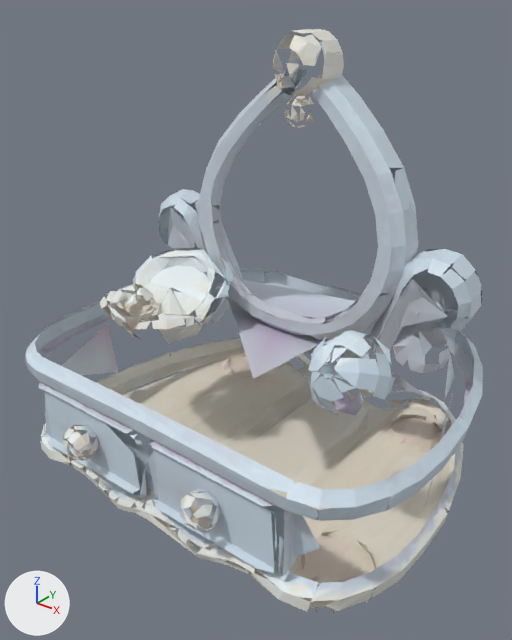
Renders of the glTF model tools/art/models/tripo/gf/g_s_vanity.glb from each side of a commit.
Camera for both pictures: a 50 mm camera at (0.152, -0.194, 0.196) aimed at (0.001, -0.005, 0.08). The axes (+X, +Y, +Z) are drawn at lower left. The lights are the same throughout. The picture after the commit comes second. Vertices at exactly the same position are counted once.

The scene before the commit, as lines of its bpy script (objects in view):
```python
me_geometry_0 = bpy.data.meshes.new('geometry_0')
me_geometry_0.from_pydata(...)  # 27933 vertices, 52301 faces; spans x -0.086..0.086, y -0.072..0.072, z 0.0..0.18
me_geometry_0.materials.append(mat_defaultmaterial)
ob_geometry_0 = bpy.data.objects.new('geometry_0', me_geometry_0)
ob_geometry_0.location = (0.0, 0.0, 0.0)
```
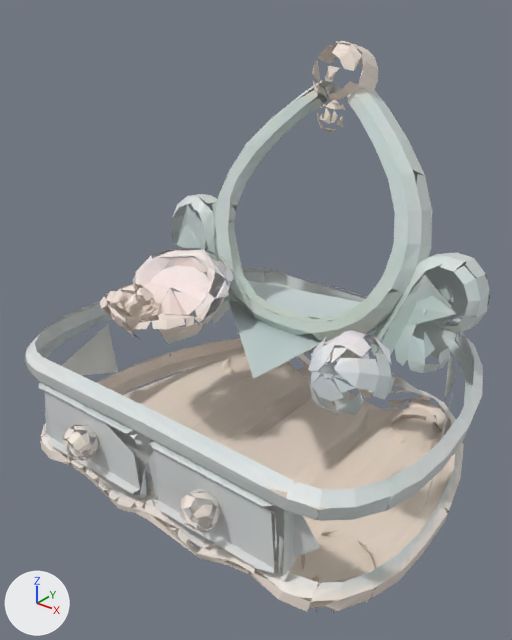
What differs and where, as boxes [x1, y1, x2, y2] in the pictures (512 x 640 px; the box of a moved part takes in the faces that stretch with it):
'geometry_0', reshaped: before [25, 29, 483, 614]; after [25, 41, 491, 614]
part 1 of me_geometry_0, moved or reshaped: before [158, 189, 244, 298]; after [170, 194, 243, 302]
part 2 of me_geometry_0, moved or reshaped: before [212, 206, 219, 222]; after [229, 205, 236, 220]
part 3 of me_geometry_0, moved or reshaped: before [423, 287, 443, 310]; after [434, 284, 452, 307]
part 4 of me_geometry_0, moved or reshaped: before [436, 290, 444, 305]; after [445, 286, 454, 302]
part 5 of me_geometry_0, moved or reshaped: before [284, 110, 306, 129]; after [317, 113, 337, 133]
part 6 of me_geometry_0, moved or reshaped: before [287, 96, 313, 122]; after [320, 100, 345, 124]
part 7 of me_geometry_0, moved or reshaped: before [286, 63, 299, 79]; after [328, 66, 340, 81]
part 8 of me_geometry_0, moved or reshaped: before [289, 29, 344, 96]; after [327, 41, 378, 100]
part 9 of me_geometry_0, moved or reshaped: before [273, 32, 305, 82]; after [312, 45, 337, 94]
part 10 of me_geometry_0, moved or reshaped: before [306, 111, 314, 122]; after [337, 116, 343, 127]
part 11 of me_geometry_0, moved or reshaped: before [274, 74, 295, 88]; after [312, 80, 328, 98]
part 12 of me_geometry_0, moved or reshaped: before [198, 68, 483, 360]; after [213, 80, 491, 360]

What the commit changed:
me_geometry_0 is used by ob_geometry_0; location (0.0, 0.0, 0.0).
me_geometry_0 had 27933 vertices, 52301 faces and spanned x -0.086..0.086, y -0.072..0.072, z 0.0..0.18.
me_geometry_0 now has 27933 vertices, 52301 faces and spans x -0.086..0.086, y -0.072..0.072, z 0.0..0.174.
me_geometry_0 part 1: the loose piece of 988 vertices spanning x -0.074..-0.035, y 0.014..0.034, z 0.068..0.112 is turned -14 degrees about the x axis through its middle, then moved by (0.0, 0.006, -0.003).
me_geometry_0 part 2: the loose piece of 12 vertices spanning x -0.04..-0.038, y 0.014..0.019, z 0.104..0.112 is turned -14 degrees about the x axis through its middle, then moved by (0.0, 0.01, -0.002).
me_geometry_0 part 3: the loose piece of 42 vertices spanning x 0.051..0.065, y 0.015..0.02, z 0.092..0.101 is turned -14 degrees about the x axis through its middle, then moved by (0.0, 0.008, -0.002).
me_geometry_0 part 4: the loose piece of 13 vertices spanning x 0.06..0.065, y 0.015..0.019, z 0.096..0.101 is moved by (0.0, 0.008, -0.002).
me_geometry_0 part 5: the loose piece of 13 vertices spanning x -0.006..0.003, y 0.017..0.023, z 0.146..0.153 is turned -14 degrees about the x axis through its middle, then moved by (0.0, 0.02, -0.004).
me_geometry_0 part 6: the loose piece of 31 vertices spanning x -0.002..0.005, y 0.016..0.024, z 0.149..0.158 is scaled about its middle by (1, 1.18, 0.829), then moved by (0.0, 0.022, -0.004).
me_geometry_0 part 7: the loose piece of 4 vertices spanning x 0.0..0.005, y 0.012..0.014, z 0.164..0.169 is moved by (0.0, 0.025, -0.003).
me_geometry_0 part 8: the loose piece of 177 vertices spanning x -0.005..0.012, y 0.014..0.034, z 0.158..0.18 is turned -14 degrees about the x axis through its middle, then moved by (0.0, 0.025, -0.006).
me_geometry_0 part 9: the loose piece of 42 vertices spanning x -0.012..-0.005, y 0.018..0.033, z 0.161..0.179 is turned -14 degrees about the x axis through its middle, then moved by (0.0, 0.025, -0.006).
me_geometry_0 part 10: the loose piece of 4 vertices spanning x 0.004..0.005, y 0.019..0.023, z 0.149..0.153 is moved by (0.0, 0.021, -0.004).
me_geometry_0 part 11: the loose piece of 11 vertices spanning x -0.011..-0.004, y 0.015..0.03, z 0.159..0.165 is turned -14 degrees about the x axis through its middle, then moved by (0.0, 0.023, -0.005).
me_geometry_0 part 12: 3511 of the vertices in x -0.049..0.073, y 0.012..0.036, z 0.067..0.166 are turned -14 degrees about the x axis through their middle, then moved by (0.0, 0.012, -0.004).
Other edits to the shape of me_geometry_0 do not show in these pictures.
